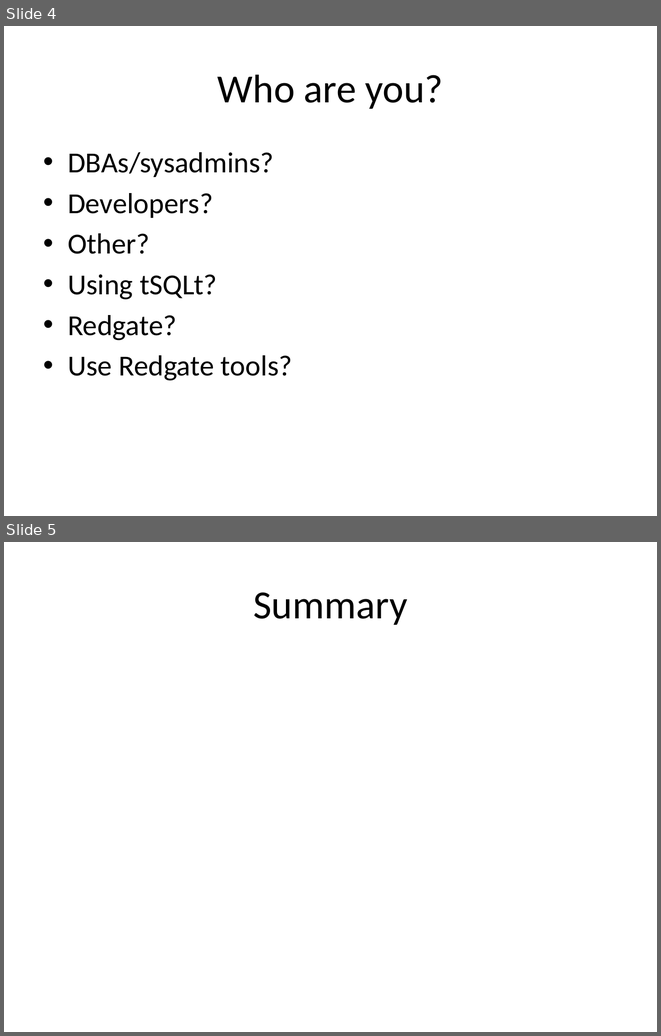
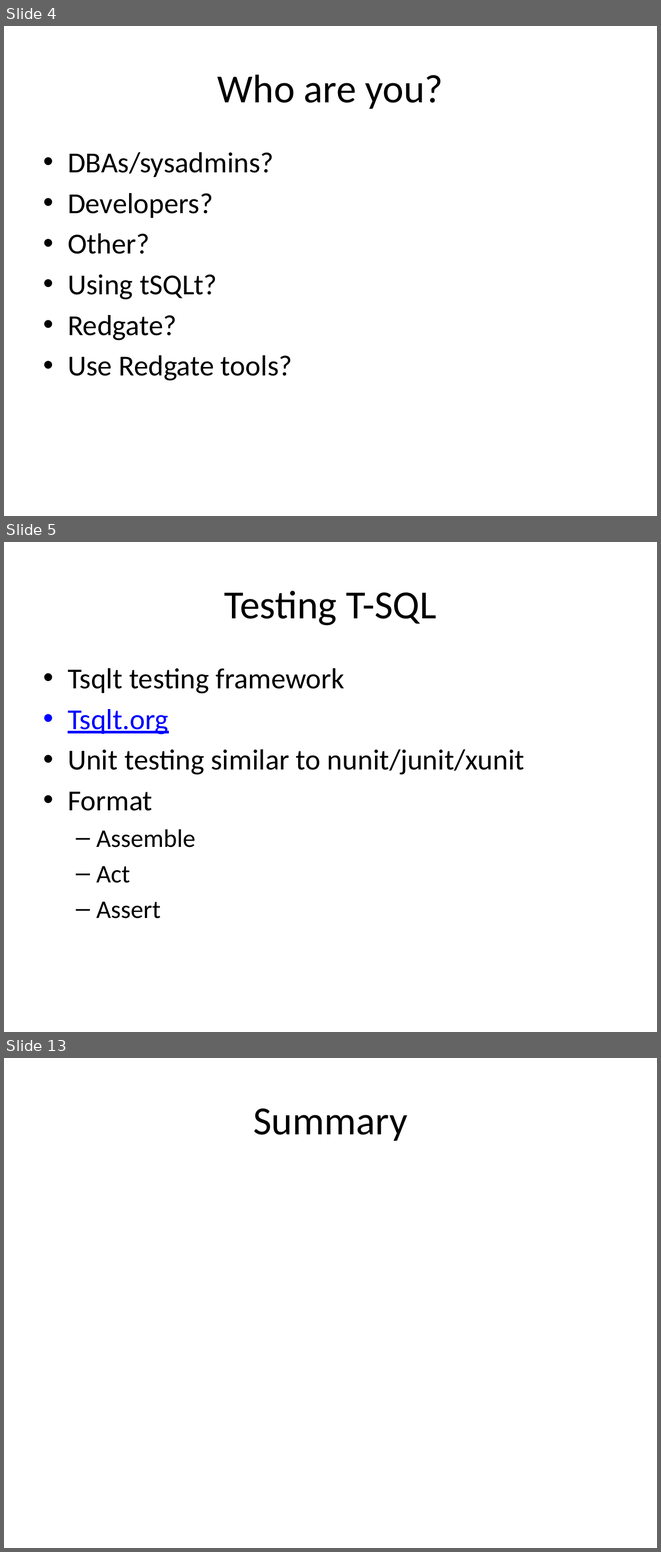
Before and after one commit to way0utwest/TestingT-SQLMadeEasy, a slide deck: TestingT-SQLMadeEasy.pptx. Shown one above the other, each under a label of ours: slides 4 and 5 before the commit, slides 4, 5 and 13 after it; the slides between them are not shown. The pictures are 661x1036 and 661x1552 pixels, drawn with LibreOffice and Linux fonts; fonts in the diff are those of the drawing. Boxes give left, top, right and bottom in pixels: in the first picture for what was removed or moved away, otherwise in the second. Text is boxed around its words. In the diff, an @@ line names an element or a change of style, - is before the commit and + after.

```diff
--- a/TestingT-SQLMadeEasy.pptx
+++ b/TestingT-SQLMadeEasy.pptx
@@ slide 5 added at <box>4,542,657,1032</box>, background #FFFFFF @@
@@ title added at <box>224,591,436,625</box>, 44 pt, text #000000 @@
+Testing T-SQL
@@ text added at <box>68,668,524,918</box>, 32 pt, text #000000 @@
+• Tsqlt testing framework
+• Tsqlt.org
+• Unit testing similar to nunit/junit/xunit
+• Format
+  – Assemble
+  – Act
+  – Assert
@@ what was slide 5 is now slide 13 @@
```
Also in this commit, not shown: 1 slide changed, 7 other slides added, 5 other files.
